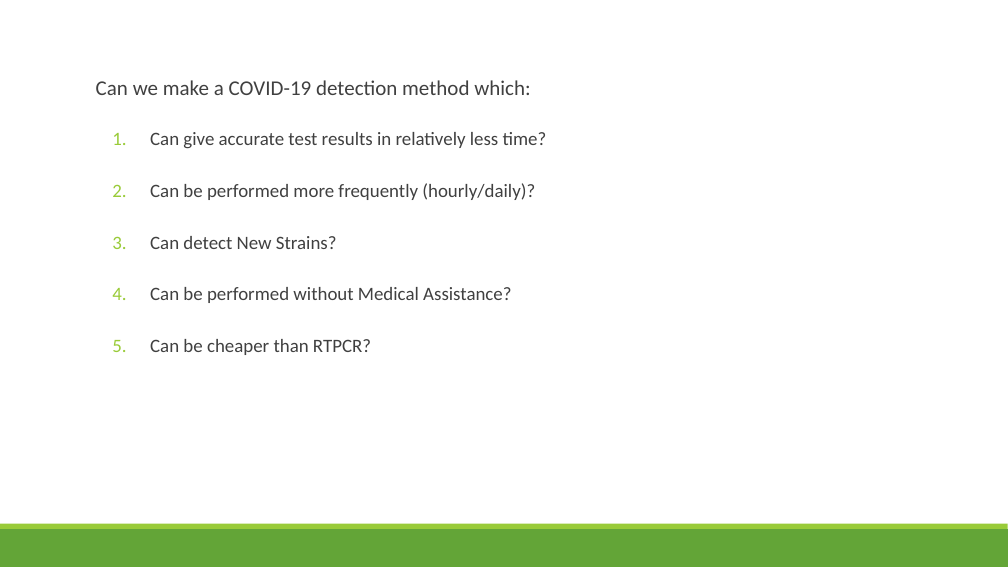
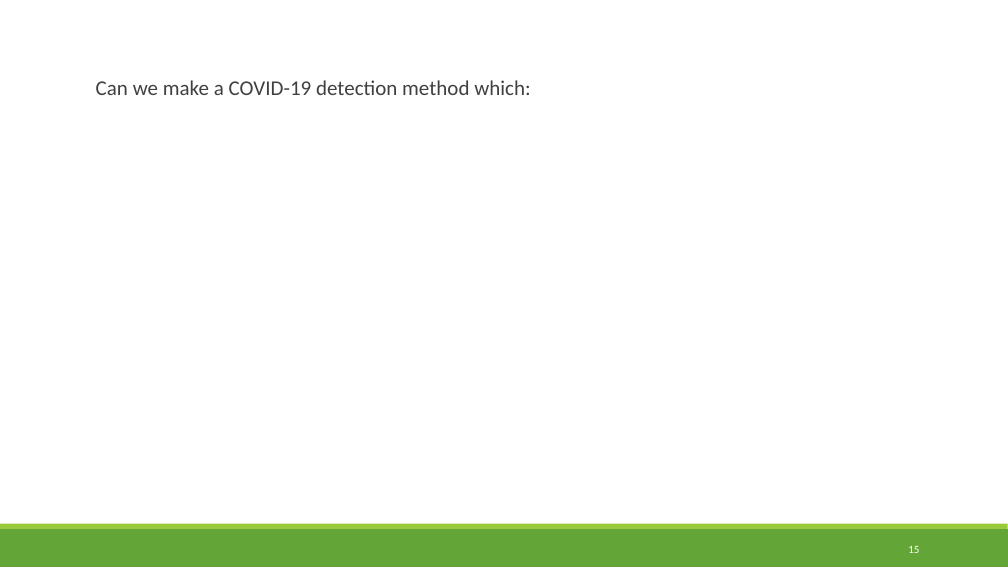
Before and after one commit to HimanshuKGP007/COV_Project, a slide deck: slide 15 of BTP_Files/PPT/BTP Presentation.pptx (slide 11 before the commit). Drawn at 1008x567 pixels with LibreOffice and Linux fonts; fonts in the diff are those of the drawing. Boxes give left, top, right and bottom in pixels: in the first picture for what was removed or moved away, otherwise in the second. Text is boxed around its words. In the diff, an @@ line names an element or a change of style, - is before the commit and + after.

```diff
--- a/BTP_Files/PPT/BTP Presentation.pptx
+++ b/BTP_Files/PPT/BTP Presentation.pptx
@@ text at [150,132,547,355]: paragraphs removed @@
-  1. Can give accurate test results in relatively less time?
-  2. Can be performed more frequently (hourly/daily)?
-  3. Can detect New Strains?
-  4. Can be performed without Medical Assistance?
-  5. Can be cheaper than RTPCR?
@@ page number added at [908,546,919,553], 10.5 pt, text #FFFFFF @@
+15
```
Also in this commit, not shown: 5 other slides changed, 13 slides added, 4 slides removed, 9 other files.
